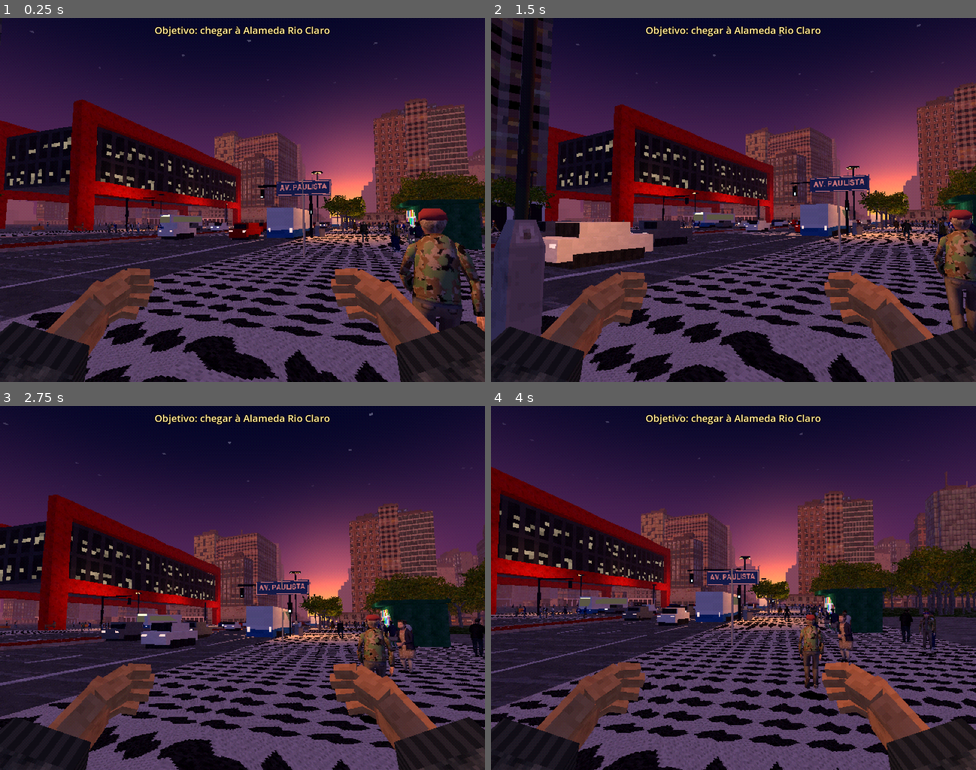
Above: before the commit, frames 1-4 (two rows, left to right).
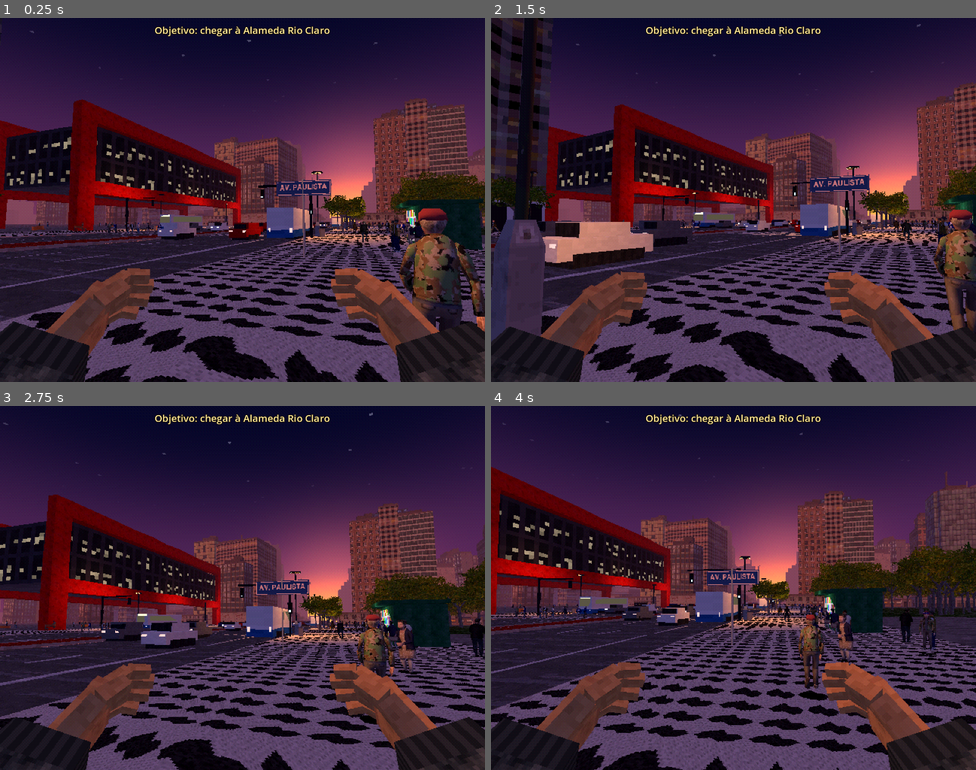
Above: after the commit, the same moments.

Repository: muricristino/walking-simulator-paulista
Game: Godot game, scene res://main.tscn
Two runs of this game, one before a commit and one after it. Both use one fixed random seed, a clock stepped at 60 frames per second and the inputs below.
Inputs (mouse positions are in pixels of both pictures, inside the frame that each line leads up to):
- Up to frame 1 (0.25 s): no input
- Up to frame 2 (1.5 s): tap Enter at 0.5 s; move the mouse to (757, 200) at 0.52 s; hold Up (ui_up) from 0.53 s (still down); tap P at 0.6 s; tap Space at 0.77 s; move the mouse to (709, 200) at 1.27 s; tap T at 1.35 s
- Up to frame 3 (2.75 s): keep holding Up (ui_up); tap Space at 1.52 s; move the mouse to (252, 580) at 2.02 s; tap C at 2.1 s
- Up to frame 4 (4 s): keep holding Up (ui_up); move the mouse to (728, 595) at 2.77 s; tap Z at 2.85 s; tap Space at 3.02, 3.77 s; move the mouse to (767, 591) at 3.52 s; tap X at 3.6 s

The runs differ from the first frame. In frame 1, 1.4% of the frame differs, in the area x 3-62%, y 31-63%; in frame 2, 1.4%; in frame 3, 1.5%; in frame 4, 1.6%, in the area x 0-50%, y 28-60%.

Commit message:
fix(rioclaro): seat paulista buildings on the rio claro terrain

Diff:
--- a/scripts/rio_claro.gd
+++ b/scripts/rio_claro.gd
@@ -31,7 +31,90 @@
 	for q in data.street:
 		pts.append(Vector2(q.p[0], q.p[1]))
 	pts[0] = pts[0] + Vector2(30.0, 0.0)
+	var z := float(grid.z0) + 9.0
+	var zmax: float = float(grid.z0) + float(grid.step) * (int(grid.nz) - 1) - 9.0
+	var flip := false
+	while z <= zmax + 0.1:
+		var xa := -49.0
+		var xb: float = float(grid.x0)
+		pts.append(Vector2(xb if flip else xa, z))
+		pts.append(Vector2(xa if flip else xb, z))
+		flip = not flip
+		z += 20.0
 	return [pts, 11.0]
+
+
+func _hits(b: Dictionary, c: Array) -> bool:
+	var pts: Array = c[0]
+	var hw: float = c[1]
+	for p in b.p:
+		var q := Vector2(p[0], p[1])
+		for k in pts.size() - 1:
+			var a: Vector2 = pts[k]
+			var ab: Vector2 = pts[k + 1] - a
+			var t := clampf((q - a).dot(ab) / maxf(ab.length_squared(), 0.001), 0.0, 1.0)
+			if q.distance_to(a + ab * t) < hw:
+				return true
+	return false
+
+
+func _centroid(b: Dictionary) -> Vector2:
+	var c := Vector2.ZERO
+	for p in b.p:
+		c += Vector2(p[0], p[1])
+	return c / b.p.size()
+
+
+func _inside(q: Vector2, poly: Array) -> bool:
+	var pg := PackedVector2Array()
+	for p in poly:
+		pg.append(Vector2(p[0], p[1]))
+	return Geometry2D.is_point_in_polygon(q, pg)
+
+
+func _buildings() -> Array:
+	var paulista: Array = JSON.parse_string(FileAccess.get_file_as_string("res://assets/osm/paulista.json")).buildings
+	var own: Array = data.buildings
+	var cen := []
+	for b in own:
+		cen.append(_centroid(b))
+	var pc := []
+	for b in paulista:
+		pc.append(_centroid(b))
+	var keep := []
+	for i in own.size():
+		if models.replaced.has(i):
+			continue
+		var dup := false
+		if cen[i].x > -30.0:
+			for q in pc:
+				if q.distance_to(cen[i]) < 3.0:
+					dup = true
+					break
+		if not dup:
+			keep.append(own[i])
+	var c := corridor()
+	for j in paulista.size():
+		var b: Dictionary = paulista[j]
+		if not _hits(b, c):
+			continue
+		var q: Vector2 = pc[j]
+		if _near_street(Vector3(q.x, 0.0, q.y)) < 30.0:
+			continue
+		var covered := false
+		for i in own.size():
+			if cen[i].distance_to(q) < 3.0 or _inside(q, own[i].p):
+				covered = true
+				break
+		if covered:
+			continue
+		var y := INF
+		for p in b.p:
+			y = minf(y, street_y(p[0], p[1]))
+		var nb := b.duplicate()
+		nb["y"] = y
+		keep.append(nb)
+	return keep
 
 
 func height(x: float, z: float) -> float:
@@ -129,11 +212,7 @@
 	fb.add_child(cs)
 	root.add_child(fb)
 	osm.set_glow(0.18)
-	var keep := []
-	for i in data.buildings.size():
-		if not models.replaced.has(i):
-			keep.append(data.buildings[i])
-	root.add_child(osm.build_data({"buildings": keep}))
+	root.add_child(osm.build_data({"buildings": _buildings()}))
 	if mroot:
 		root.add_child(mroot)
 		for p in models.lamps:
